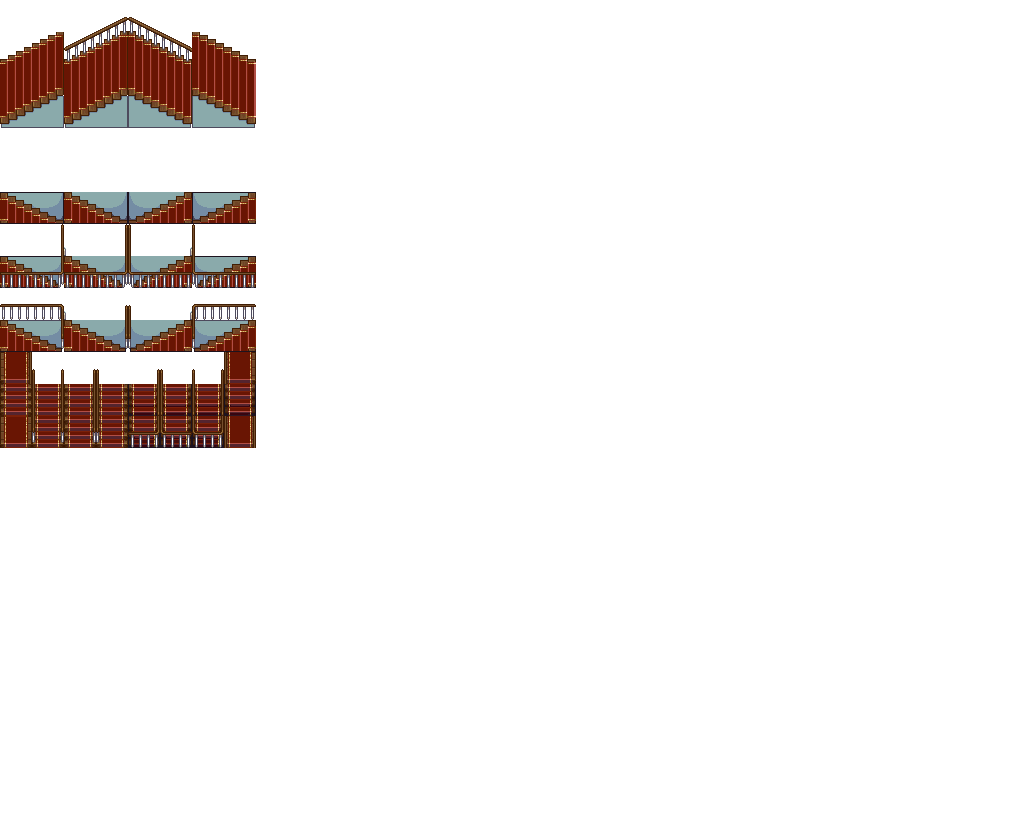
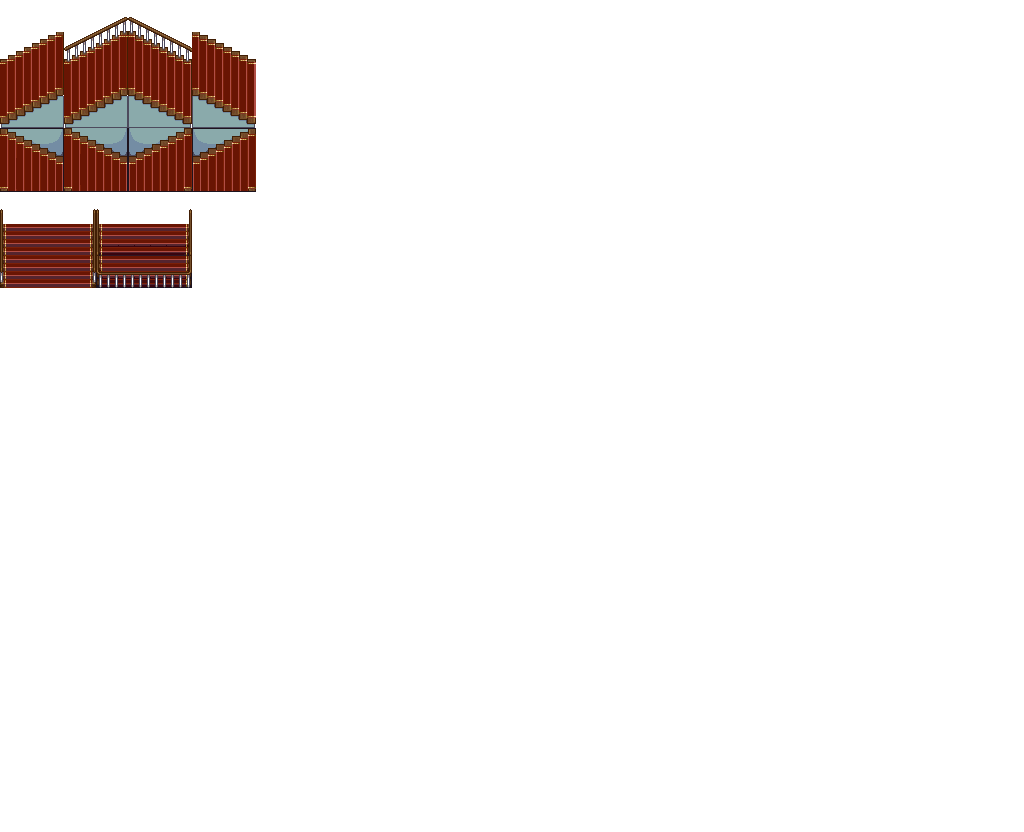
Layers edited between the first and the second 1024px x 832px image:
painted on "Ornate Stairs" over bbox(0, 128, 256, 448)
